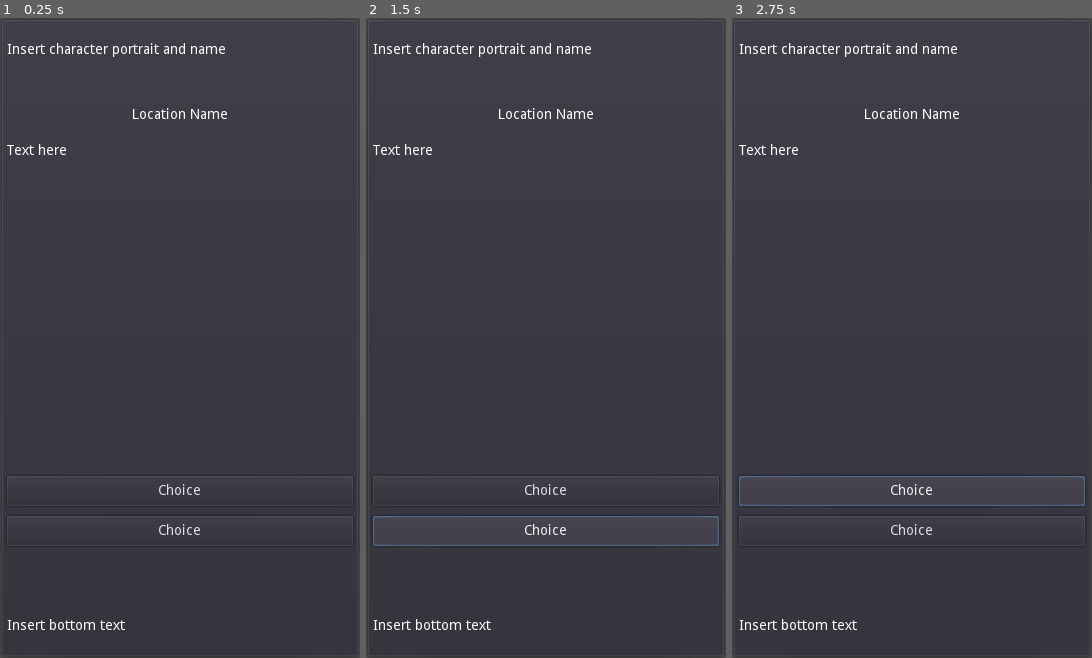
Above: before the commit, frames 1-3 (left to right).
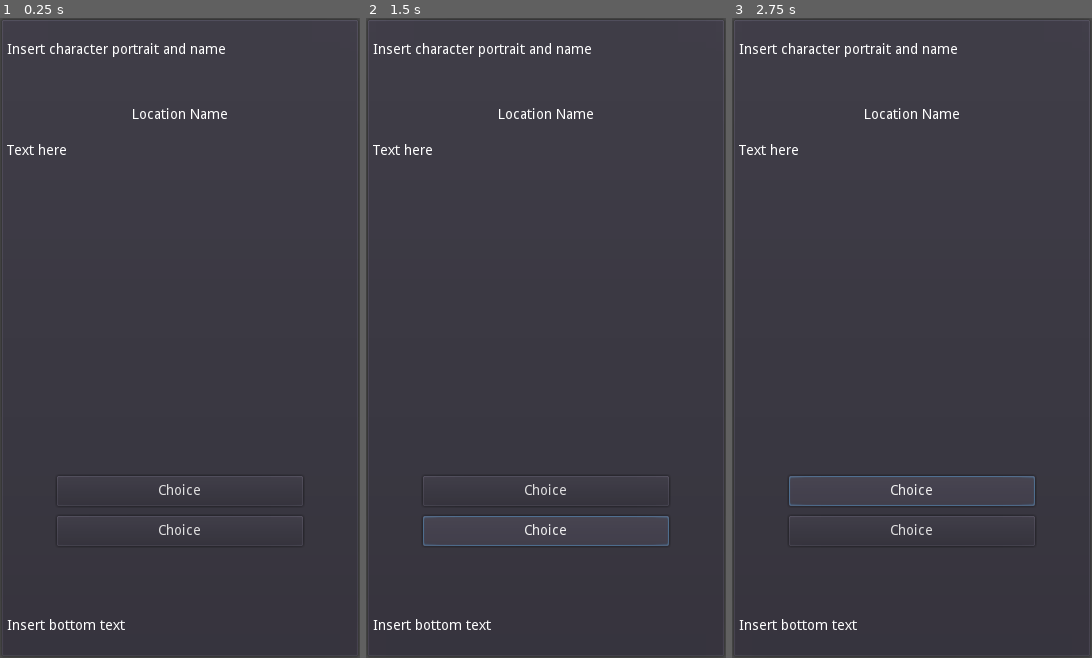
Above: after the commit, the same moments.

Repository: philipuriarte/A-Churchyard-of-Orphans
Game: Godot game, scene res://scenes/game_screen.tscn
The game is run twice, just before and just after one commit, with the same random seed, the same clock (stepped at 60 frames per second) and the same inputs. This scene is started directly instead of the project's main scene.
Inputs:
- Up to frame 1 (0.25 s): no input
- Up to frame 2 (1.5 s): click "Choice" at 0.5 s; click "Choice" at 1.25 s
- Up to frame 3 (2.75 s): click "Choice" at 2 s

The runs differ from the first frame. In frame 1, 0.1% of the frame differs, in the area x 1-99%, y 71-80%; in frame 2, 0.3%, in the area x 1-99%, y 71-83%; in frame 3, 0.3%.

Commit message:
Add ChoicesMargin in middle_container

Diff:
--- a/scenes/game_screen_scenes/middle_container.tscn
+++ b/scenes/game_screen_scenes/middle_container.tscn
@@ -3,7 +3,6 @@
 [ext_resource path="res://scenes/reused_scenes/narrative_text.tscn" type="PackedScene" id=1]
 [ext_resource path="res://scenes/reused_scenes/location_name.tscn" type="PackedScene" id=2]
 [ext_resource path="res://scenes/reused_scenes/choice.tscn" type="PackedScene" id=3]
-
 
 [node name="MiddleContainer" type="VBoxContainer"]
 margin_top = 65.0
@@ -16,18 +15,27 @@
 [node name="NarrativeText" parent="." instance=ExtResource( 1 )]
 margin_bottom = 342.0
 
-[node name="ChoicesContainer" type="VBoxContainer" parent="."]
+[node name="ChoicesMargin" type="MarginContainer" parent="."]
 margin_top = 346.0
 margin_right = 346.0
 margin_bottom = 496.0
 rect_min_size = Vector2( 0, 150 )
+custom_constants/margin_right = 50
+custom_constants/margin_left = 50
+
+[node name="ChoicesContainer" type="VBoxContainer" parent="ChoicesMargin"]
+margin_left = 50.0
+margin_right = 296.0
+margin_bottom = 150.0
 custom_constants/separation = 10
 alignment = 1
 
-[node name="Choice" parent="ChoicesContainer" instance=ExtResource( 3 )]
+[node name="Choice" parent="ChoicesMargin/ChoicesContainer" instance=ExtResource( 3 )]
 margin_top = 40.0
+margin_right = 246.0
 margin_bottom = 70.0
 
-[node name="Choice2" parent="ChoicesContainer" instance=ExtResource( 3 )]
+[node name="Choice2" parent="ChoicesMargin/ChoicesContainer" instance=ExtResource( 3 )]
 margin_top = 80.0
+margin_right = 246.0
 margin_bottom = 110.0
